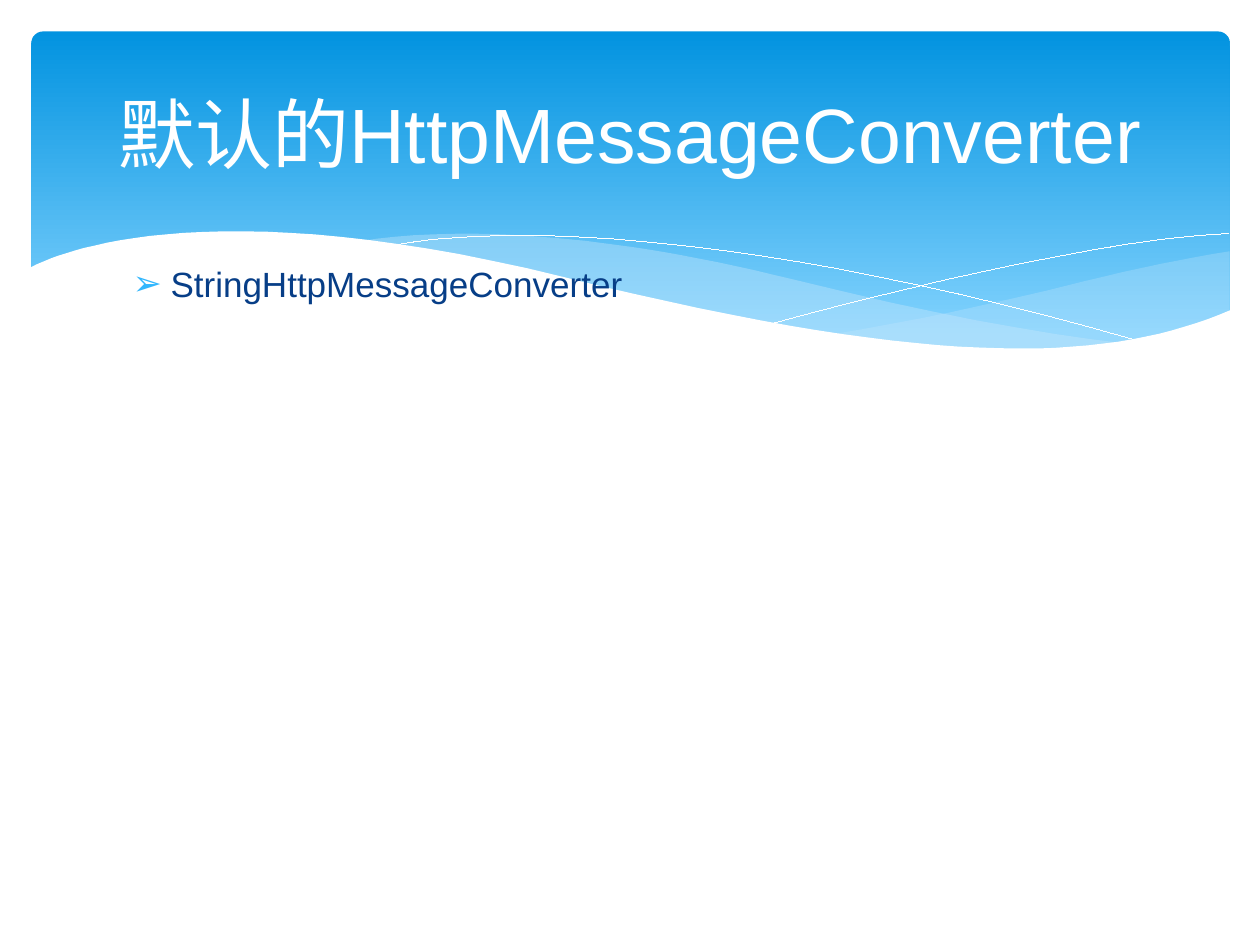
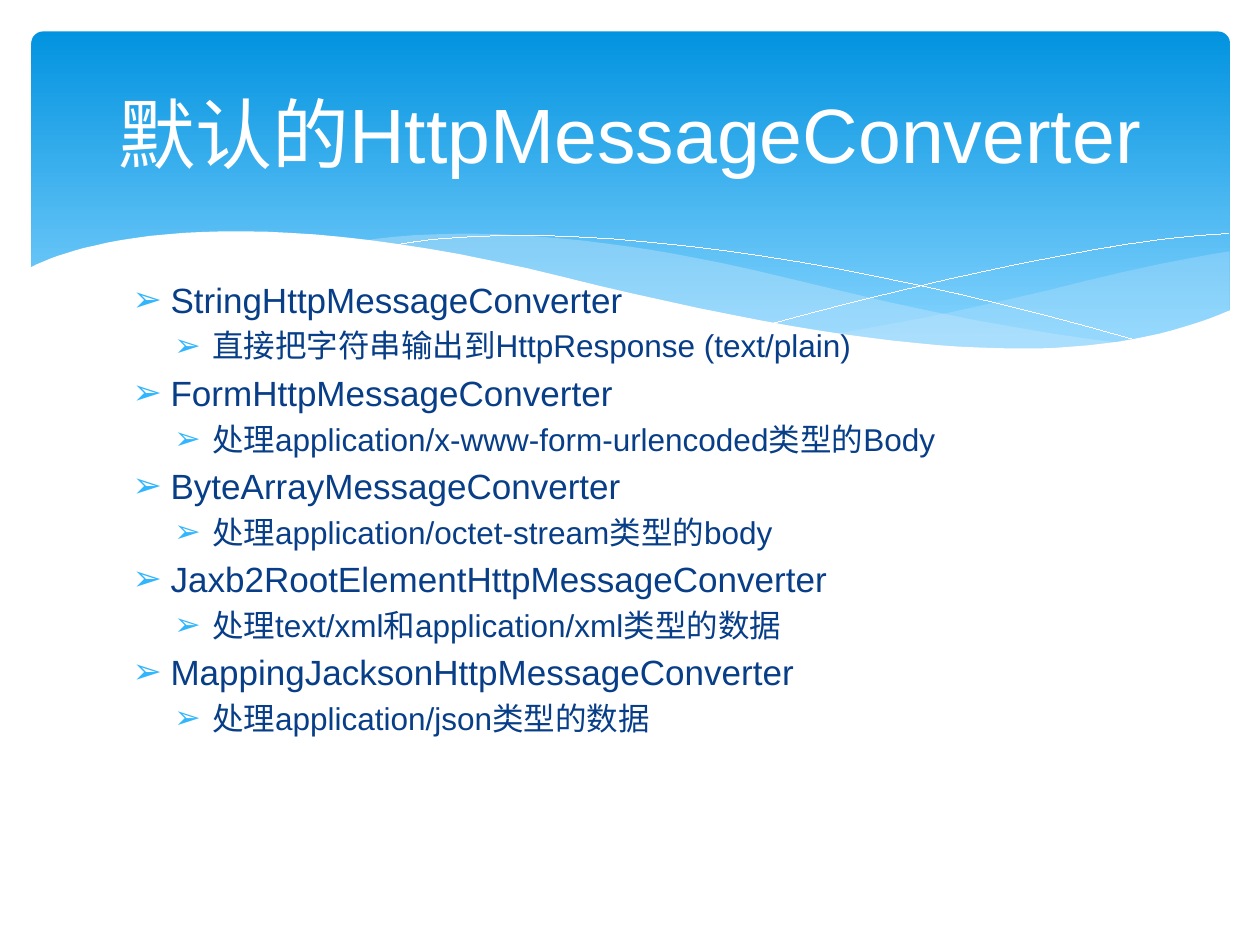
Before and after one commit to zjumty/spring-mvc-showcase, a slide deck: slide 16 of SpringMVC3.pptx. Drawn at 1260x945 pixels with LibreOffice and Linux fonts; fonts in the diff are those of the drawing. Boxes give left, top, right and bottom in pixels: in the first picture for what was removed or moved away, otherwise in the second. Text is boxed around its words. In the diff, an @@ line names an element or a change of style, - is before the commit and + after.

```diff
--- a/SpringMVC3.pptx
+++ b/SpringMVC3.pptx
@@ text "StringHttpMessageConverter": place and size @@
-text "StringHttpMessageConverter" at box(171, 268, 623, 303)
+text "StringHttpMessageConverter" at box(171, 284, 935, 737)
@@ text at box(171, 330, 935, 737): paragraphs added @@
+  ➢ 直接把字符串输出到HttpResponse (text/plain)
+➢ FormHttpMessageConverter
+  ➢ 处理application/x-www-form-urlencoded类型的Body
+➢ ByteArrayMessageConverter
+  ➢ 处理application/octet-stream类型的body
+➢ Jaxb2RootElementHttpMessageConverter
+  ➢ 处理text/xml和application/xml类型的数据
+➢ MappingJacksonHttpMessageConverter
+  ➢ 处理application/json类型的数据
```
Also in this commit, not shown: 1 other slide changed, 1 slide added.
